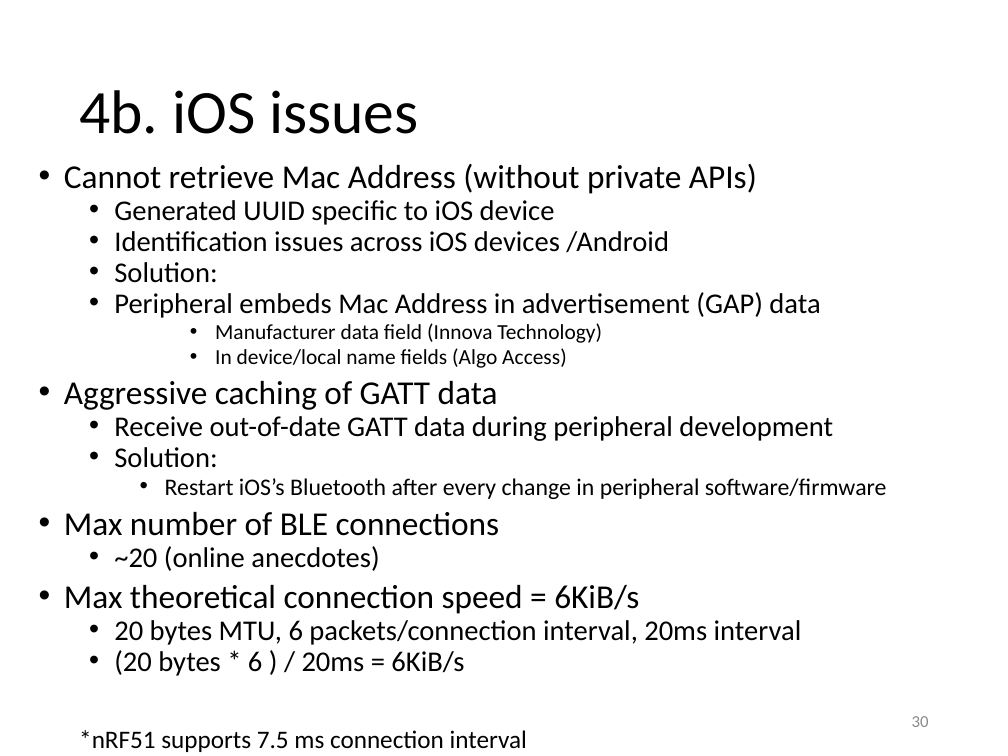
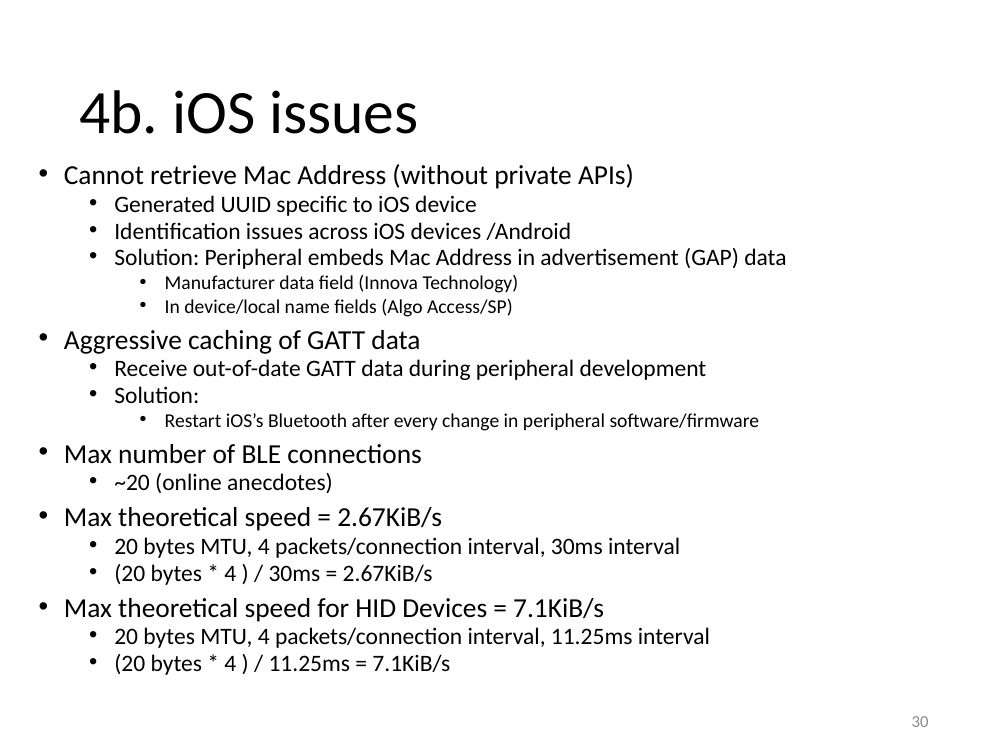
Before and after one commit to yeokm1/intro-to-ble, a slide deck: slide 30 of intro to ble.pptx. Drawn at 1008x756 pixels with LibreOffice and Linux fonts; fonts in the diff are those of the drawing. Boxes give left, top, right and bottom in pixels: in the first picture for what was removed or moved away, otherwise in the second. Text is boxed around its words. In the diff, an @@ line names an element or a change of style, - is before the commit and + after.

Commit message:
updated ppt

```diff
--- a/intro to ble.pptx
+++ b/intro to ble.pptx
@@ text at bbox=[64, 164, 760, 493]: size 23.8 to 19.6 pt in "Cannot retrieve Mac Address (without private APIs)", "Aggressive caching of GATT data", "Max number of BLE connections"; size 20.4 to 16.8 pt in "Generated UUID specific to iOS device", "Identification issues across iOS devices /Android", "Receive out-of-date GATT data during peripheral development", "Solution:" and 1 more places; size 15.3 to 14 pt in "Manufacturer data field (Innova Technology)"; size 17 to 14 pt in "Restart iOS’s Bluetooth after every change in ..."; list level 4 to 3 in "Manufacturer data field (Innova Technology)" @@
@@ text at bbox=[114, 248, 786, 269]: text changed; size 20.4 to 16.8 pt @@
-  • Solution:
-  • Peripheral embeds Mac Address in advertisement (GAP) data
+  • Solution: Peripheral embeds Mac Address in advertisement (GAP) data
@@ text at bbox=[165, 299, 513, 317]: text changed; size 15.3 to 14 pt @@
-      • In device/local name fields (Algo Access)
+    • In device/local name fields (Algo Access/SP)
@@ text at bbox=[64, 507, 710, 675]: text changed; size 20.4 to 16.8 pt @@
-• Max theoretical connection speed = 6KiB/s
-  • 20 bytes MTU, 6 packets/connection interval, 20ms interval
-  • (20 bytes * 6 ) / 20ms = 6KiB/s
+• Max theoretical speed = 2.67KiB/s
+  • 20 bytes MTU, 4 packets/connection interval, 30ms interval
+  • (20 bytes * 4 ) / 30ms = 2.67KiB/s
+• Max theoretical speed for HID Devices = 7.1KiB/s
+  • 20 bytes MTU, 4 packets/connection interval, 11.25ms interval
+  • (20 bytes * 4 ) / 11.25ms = 7.1KiB/s
@@ text removed at bbox=[79, 730, 527, 752] @@
-*nRF51 supports 7.5 ms connection interval
```
Also in this commit, not shown: 18 other slides changed.
